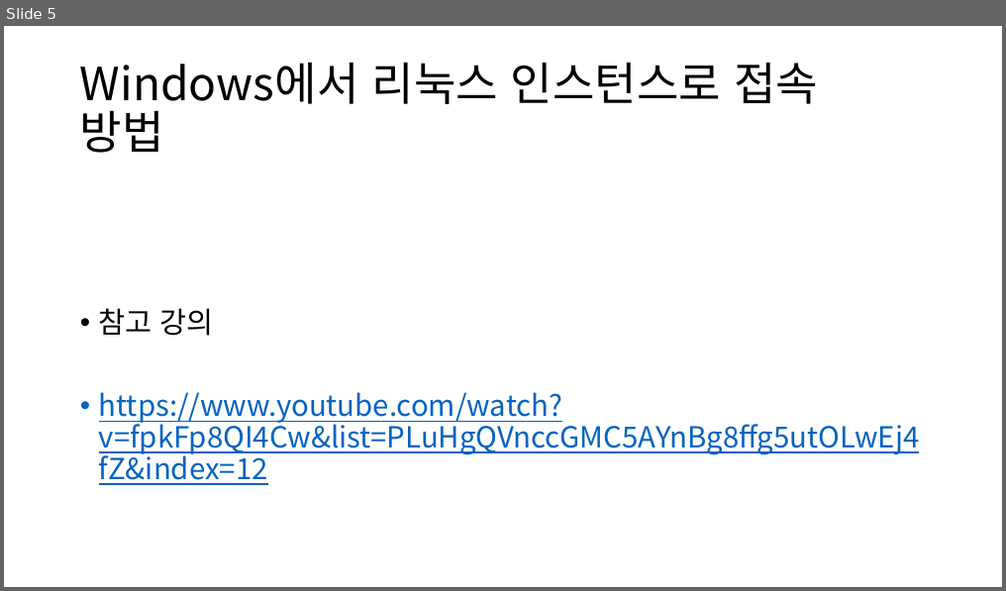
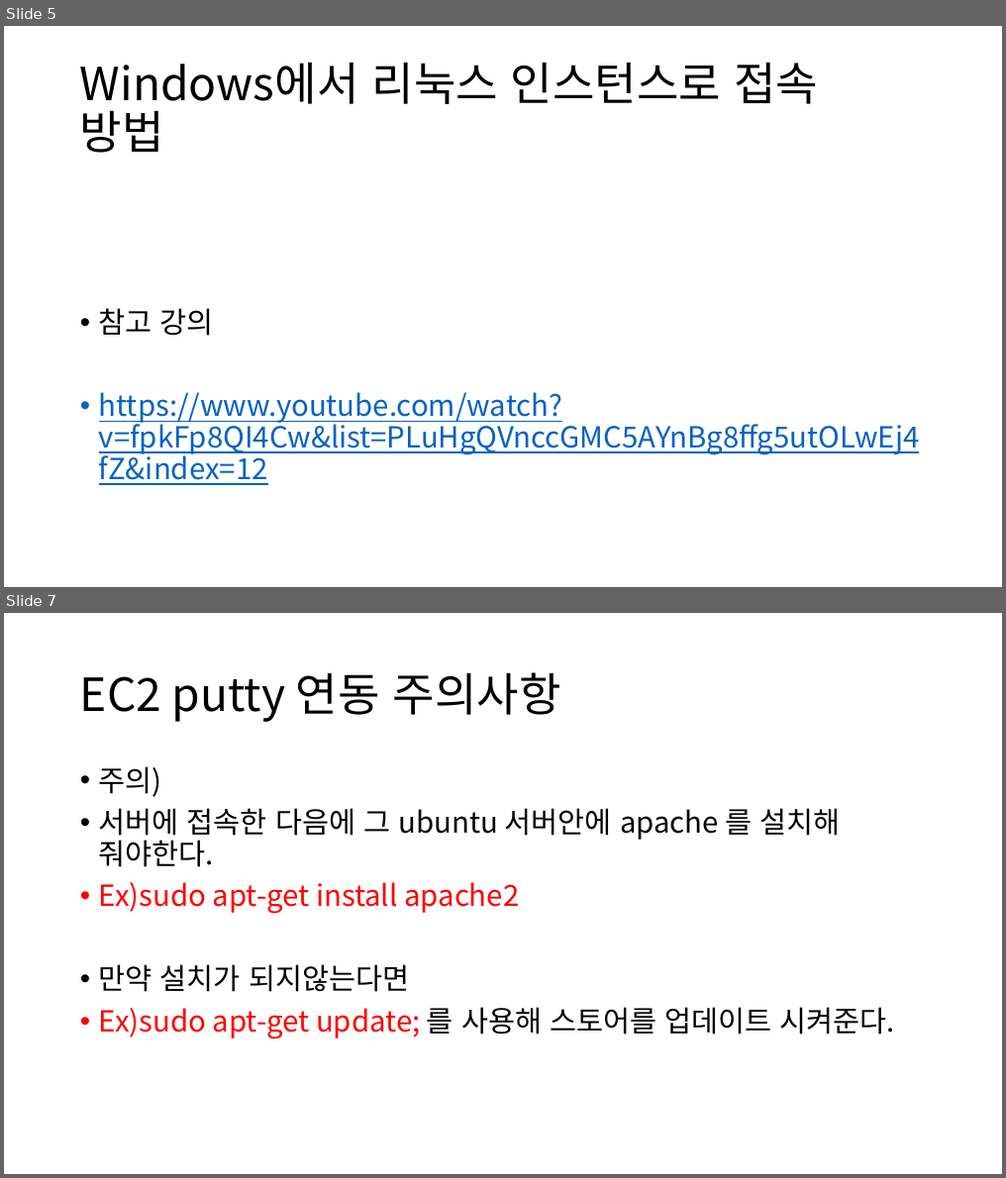
Before and after one commit to comettlee/My_study, a slide deck: AWS.pptx. Shown one above the other, each under a label of ours: slide 5 before the commit, slides 5 and 7 after it; the slides between them are not shown. The pictures are 1006x591 and 1006x1178 pixels, drawn with LibreOffice and Linux fonts; fonts in the diff are those of the drawing. Boxes give left, top, right and bottom in pixels: in the first picture for what was removed or moved away, otherwise in the second. Text is boxed around its words. In the diff, an @@ line names an element or a change of style, - is before the commit and + after.

Commit message:
git 사용법
 ec2 인스턴스 생성 및 putty 접속
html code

```diff
--- a/AWS.pptx
+++ b/AWS.pptx
@@ slide 7 added at box(4, 613, 1002, 1174), background #FFFFFF @@
@@ title added at box(80, 672, 561, 722), 44 pt, text #000000 @@
+EC2 putty 연동 주의사항
@@ text added at box(99, 766, 895, 1040), 28 pt, text #000000 @@
+• 주의)
+• 서버에 접속한 다음에 그 ubuntu 서버안에 apache 를 설치해 줘야한다.
+• Ex)sudo apt-get install apache2
+• 만약 설치가 되지않는다면
+• Ex)sudo apt-get update; 를 사용해 스토어를 업데이트 시켜준다.
```
Also in this commit, not shown: 3 slides changed, 2 other slides added, 1 slide removed, 2 other files.
